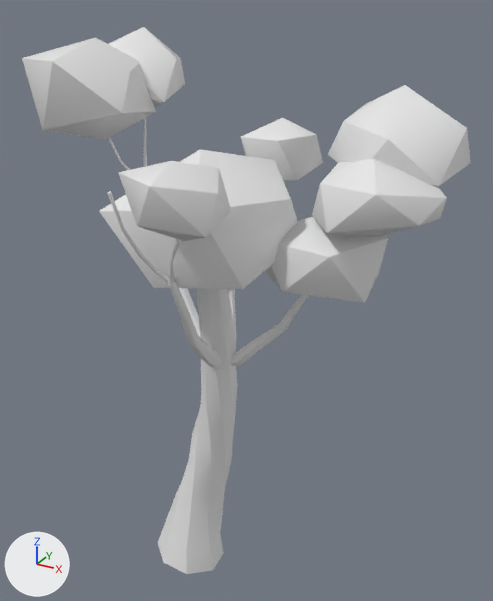
Two versions of the glTF model public/assets/models/trees/tree_01.glb, one commit apart.
Rendered twice from a 50 mm lens placed at (6.13, -9.19, 10.45), pointed at (0.71, 0.67, 5.52). The lights are fixed; the arrows at lower left show +X, +Y and +Z. The picture after the commit comes second. Vertices at exactly the same position are counted once.

Objects in the first picture: 'hero_tree_108'.
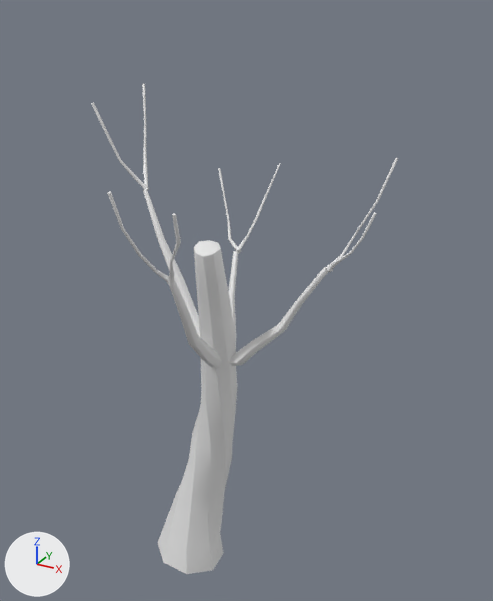
Boxes [x1, y1, x2, y2] around the edits, measured in the pictures (493 x 601 px):
'hero_tree_108', reshaped (32% narrower, 10% shorter): before [22, 27, 471, 574]; after [91, 84, 398, 574]
part 1 of me_hero_tree_108, deleted: before [22, 27, 471, 303]

What changed in the scene script:
```text
Change me_hero_tree_108:
    used by ob_hero_tree_108; location = (0.0, 0.0, 0.0)
    remove me_hero_tree_108.from_pydata(...)  # 2643 vertices, 5178 faces; spans x -3.19..4.21, y -3.26..3.81, z -0.11..10.01
    add me_hero_tree_108.from_pydata(...)  # 1891 vertices, 3710 faces; spans x -2.1..3.28, y -2.77..2.97, z -0.11..9.04
    me_hero_tree_108 part 1: 9 loose pieces with 752 vertices, spanning x -3.19..4.21, y -3.26..3.81, z 5.51..10.01, are deleted
```
